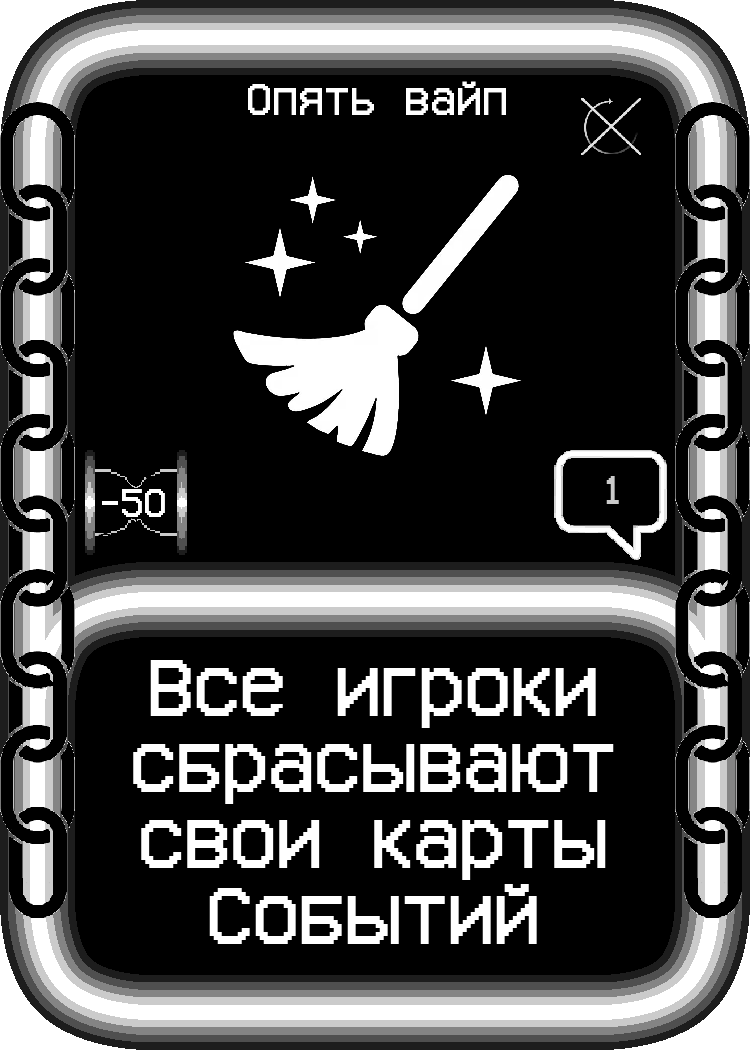
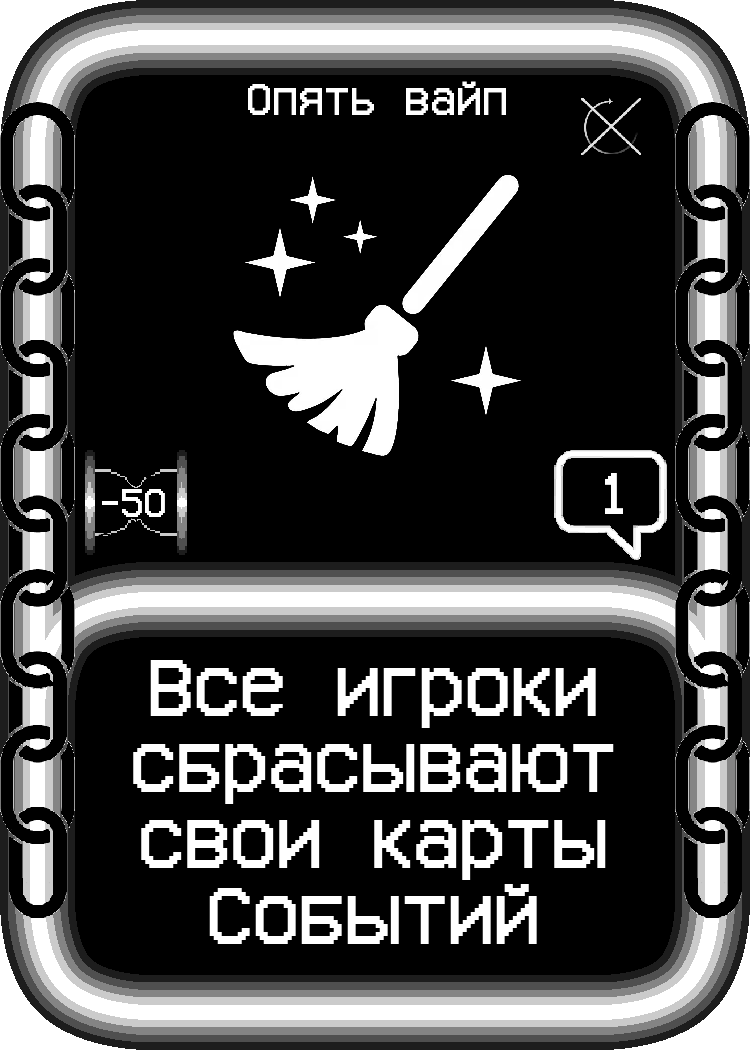
Layer changes from the first 750 × 1050 image to the second:
painted on "1" over [605, 473, 623, 514]
